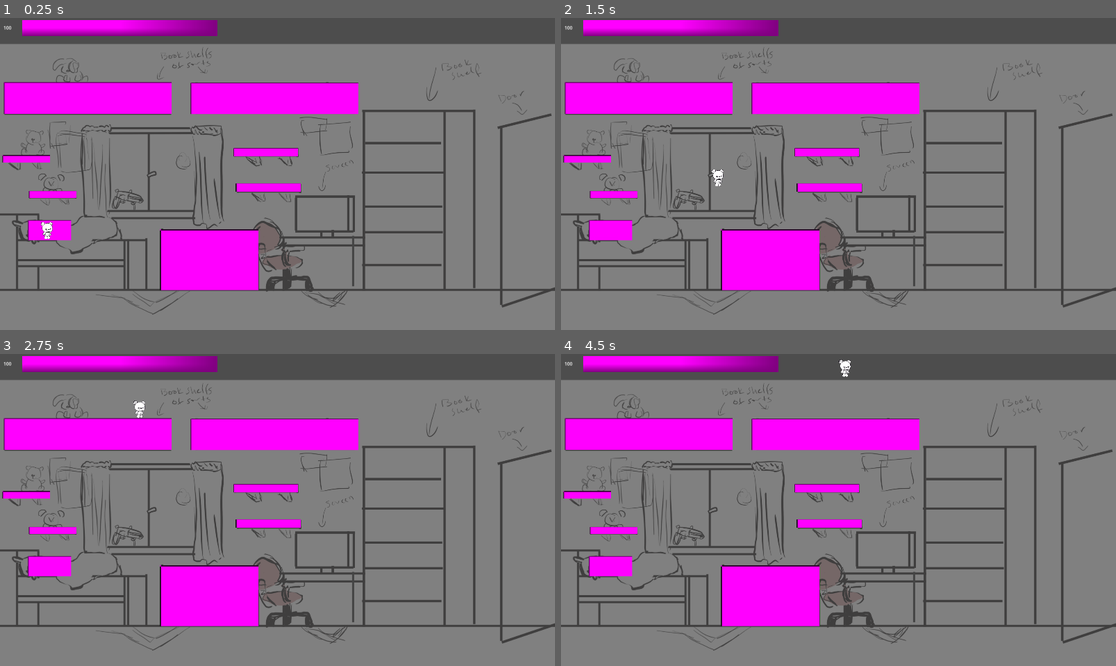
Above: before the commit, frames 1-4 (two rows, left to right).
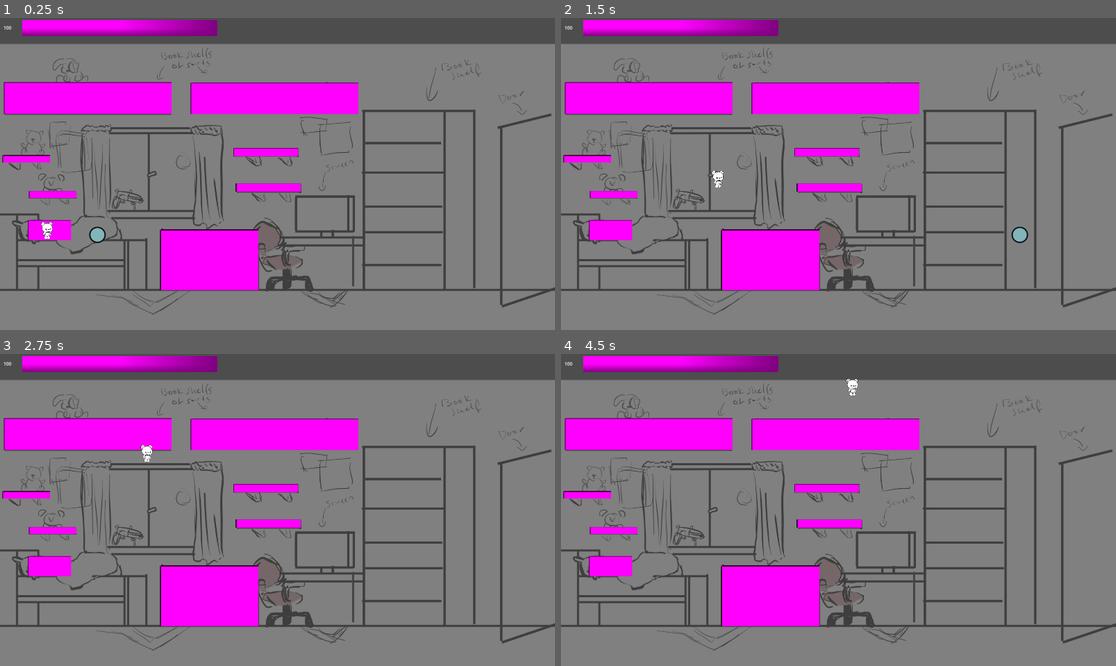
Above: after the commit, the same moments.

Repository: Karanval/CatStack
Game: Godot game, scene res://Scenes/TestScene/TestScene.tscn
Two runs of this game, one before a commit and one after it. Both use one fixed random seed, a clock stepped at 60 frames per second and the inputs below.
Inputs:
- Up to frame 1 (0.25 s): no input
- Up to frame 2 (1.5 s): hold Space (Jump) 0.53-1.28 s; hold D (Right) from 0.53 s (still down); tap Space (Jump) at 1.35 s
- Up to frame 3 (2.75 s): tap Space (Jump) at 1.52, 1.82 s; release D (Right) at 2.03 s; hold A (Left) from 2.03 s (still down); hold Space (Jump) from 2.03 s (still down)
- Up to frame 4 (4.5 s): release A (Left) at 2.78 s; release Space (Jump) at 2.78 s; hold D (Right) 2.78-4.28 s; tap Space (Jump) at 2.85, 3.02, 3.32, 4.35 s; hold Space (Jump) 3.53-4.28 s; hold A (Left) from 4.28 s (still down)

The runs differ from the first frame. In frame 1, 0.1% of the frame differs, in the area x 16-20%, y 66-73%; in frame 2, 0.2%, in the area x 27-85%, y 48-73%; in frame 3, 0.2%; in frame 4, 0.2%.

Commit message:
jump down from platforms

Diff:
--- a/Scenes/Furniture/Bed.tscn
+++ b/Scenes/Furniture/Bed.tscn
@@ -12,6 +12,8 @@
 texture = SubResource("PlaceholderTexture2D_fvvy2")
 
 [node name="StaticBody2D" type="StaticBody2D" parent="."]
+collision_layer = 32
+collision_mask = 2
 
 [node name="CollisionShape2D" type="CollisionShape2D" parent="StaticBody2D"]
 shape = SubResource("RectangleShape2D_plytk")
--- a/Scenes/Furniture/Desk.tscn
+++ b/Scenes/Furniture/Desk.tscn
@@ -14,6 +14,8 @@
 texture = SubResource("PlaceholderTexture2D_jf44d")
 
 [node name="StaticBody2D" type="StaticBody2D" parent="."]
+collision_layer = 32
+collision_mask = 2
 
 [node name="CollisionShape2D" type="CollisionShape2D" parent="StaticBody2D"]
 shape = SubResource("RectangleShape2D_gmsyb")
--- a/Scenes/Furniture/Drawers.tscn
+++ b/Scenes/Furniture/Drawers.tscn
@@ -12,6 +12,8 @@
 texture = SubResource("PlaceholderTexture2D_smp04")
 
 [node name="StaticBody2D" type="StaticBody2D" parent="."]
+collision_layer = 32
+collision_mask = 2
 
 [node name="CollisionShape2D" type="CollisionShape2D" parent="StaticBody2D"]
 shape = SubResource("RectangleShape2D_g4eiy")
--- a/Scenes/Furniture/Shelf.tscn
+++ b/Scenes/Furniture/Shelf.tscn
@@ -12,6 +12,8 @@
 texture = SubResource("PlaceholderTexture2D_i2jh0")
 
 [node name="StaticBody2D" type="StaticBody2D" parent="."]
+collision_layer = 32
+collision_mask = 2
 
 [node name="CollisionShape2D" type="CollisionShape2D" parent="StaticBody2D"]
 position = Vector2(-2.72531e-08, 0)
--- a/Scenes/Furniture/ShelfLarge.tscn
+++ b/Scenes/Furniture/ShelfLarge.tscn
@@ -12,6 +12,8 @@
 texture = SubResource("PlaceholderTexture2D_1bgvc")
 
 [node name="StaticBody2D" type="StaticBody2D" parent="."]
+collision_layer = 32
+collision_mask = 2
 
 [node name="CollisionShape2D" type="CollisionShape2D" parent="StaticBody2D"]
 position = Vector2(-2.72531e-08, 0)
--- a/Scenes/Room.tscn
+++ b/Scenes/Room.tscn
@@ -74,6 +74,8 @@
 
 [node name="WindowSillBottom" type="StaticBody2D" parent="Collisions"]
 position = Vector2(357, 673)
+collision_layer = 32
+collision_mask = 2
 metadata/_edit_group_ = true
 
 [node name="CollisionShape2D" type="CollisionShape2D" parent="Collisions/WindowSillBottom"]
@@ -83,6 +85,8 @@
 
 [node name="WindowSillTop" type="StaticBody2D" parent="Collisions"]
 position = Vector2(375, 382)
+collision_layer = 32
+collision_mask = 2
 metadata/_edit_group_ = true
 
 [node name="CollisionShape2D" type="CollisionShape2D" parent="Collisions/WindowSillTop"]
@@ -92,6 +96,8 @@
 
 [node name="Desk" type="StaticBody2D" parent="Collisions"]
 position = Vector2(1252, 765)
+collision_layer = 32
+collision_mask = 2
 metadata/_edit_group_ = true
 
 [node name="CollisionShape2D" type="CollisionShape2D" parent="Collisions/Desk"]
@@ -101,6 +107,7 @@
 
 [node name="Floor" type="StaticBody2D" parent="Collisions"]
 position = Vector2(804, 948)
+collision_mask = 2
 metadata/_edit_group_ = true
 
 [node name="CollisionShape2D" type="CollisionShape2D" parent="Collisions/Floor"]
@@ -108,6 +115,7 @@
 shape = SubResource("RectangleShape2D_xebr5")
 
 [node name="WallLeft" type="StaticBody2D" parent="Collisions"]
+collision_mask = 2
 
 [node name="CollisionShape2D" type="CollisionShape2D" parent="Collisions/WallLeft"]
 position = Vector2(0, 473.5)
@@ -115,6 +123,7 @@
 
 [node name="WallRight" type="StaticBody2D" parent="Collisions"]
 position = Vector2(1919, 0)
+collision_mask = 2
 metadata/_edit_group_ = true
 
 [node name="CollisionShape2D" type="CollisionShape2D" parent="Collisions/WallRight"]
@@ -123,6 +132,8 @@
 
 [node name="BookshelfFloor1" type="StaticBody2D" parent="Collisions"]
 position = Vector2(1399, 856)
+collision_layer = 32
+collision_mask = 2
 metadata/_edit_group_ = true
 
 [node name="CollisionShape2D" type="CollisionShape2D" parent="Collisions/BookshelfFloor1"]
@@ -131,6 +142,8 @@
 
 [node name="BookshelfFloor2" type="StaticBody2D" parent="Collisions"]
 position = Vector2(1399, 740)
+collision_layer = 32
+collision_mask = 2
 metadata/_edit_group_ = true
 
 [node name="CollisionShape2D" type="CollisionShape2D" parent="Collisions/BookshelfFloor2"]
@@ -139,6 +152,8 @@
 
 [node name="BookshelfFloor3" type="StaticBody2D" parent="Collisions"]
 position = Vector2(1398, 652)
+collision_layer = 32
+collision_mask = 2
 metadata/_edit_group_ = true
 
 [node name="CollisionShape2D" type="CollisionShape2D" parent="Collisions/BookshelfFloor3"]
@@ -147,6 +162,8 @@
 
 [node name="BookshelfFloor4" type="StaticBody2D" parent="Collisions"]
 position = Vector2(1395, 535)
+collision_layer = 32
+collision_mask = 2
 metadata/_edit_group_ = true
 
 [node name="CollisionShape2D" type="CollisionShape2D" parent="Collisions/BookshelfFloor4"]
@@ -155,6 +172,8 @@
 
 [node name="BookshelfFloor5" type="StaticBody2D" parent="Collisions"]
 position = Vector2(1395, 432)
+collision_layer = 32
+collision_mask = 2
 metadata/_edit_group_ = true
 
 [node name="CollisionShape2D" type="CollisionShape2D" parent="Collisions/BookshelfFloor5"]
@@ -163,6 +182,8 @@
 
 [node name="BookshelfFloor6" type="StaticBody2D" parent="Collisions"]
 position = Vector2(1397, 322)
+collision_layer = 32
+collision_mask = 2
 metadata/_edit_group_ = true
 
 [node name="CollisionShape2D" type="CollisionShape2D" parent="Collisions/BookshelfFloor6"]
@@ -172,6 +193,8 @@
 
 [node name="Bed" type="StaticBody2D" parent="Collisions"]
 position = Vector2(63, 776)
+collision_layer = 32
+collision_mask = 2
 metadata/_edit_group_ = true
 
 [node name="CollisionShape2D" type="CollisionShape2D" parent="Collisions/Bed"]
@@ -181,6 +204,8 @@
 
 [node name="BedHead" type="StaticBody2D" parent="Collisions"]
 position = Vector2(70, 752)
+collision_layer = 32
+collision_mask = 2
 metadata/_edit_group_ = true
 
 [node name="CollisionShape2D" type="CollisionShape2D" parent="Collisions/BedHead"]
--- a/player/Player.tscn
+++ b/player/Player.tscn
@@ -9,7 +9,8 @@
 
 [node name="PlayerCharacter" type="CharacterBody2D"]
 scale = Vector2(0.5, 0.5)
-collision_layer = 13
+collision_layer = 2
+collision_mask = 45
 script = ExtResource("1_3c3w1")
 jump_height = 130
 jump_time_to_peak = 0.35
--- a/player/PlayerInput.gd
+++ b/player/PlayerInput.gd
@@ -10,14 +10,19 @@
 @onready var fall_gravity: float = (-2 * jump_height) / (jump_time_to_descent* jump_time_to_descent) * -1
 
 
+func _input(event: InputEvent) -> void:
+	if event.is_action_pressed("Jump"):
+		jump()
+
+	set_collision_mask_value(6, !event.is_action_pressed("Down"))
+
+
 func _physics_process(delta):
 	velocity.y += _get_gravity() * delta
 	set_move_velocity()
 
-	if Input.is_action_just_pressed("Jump"):
-		jump()
+	move_and_slide()
 
-	move_and_slide()
 
 func _get_gravity() -> float:
 	return jump_gravity if velocity.y <= 0 else fall_gravity
--- a/project.godot
+++ b/project.godot
@@ -45,6 +45,11 @@
 "events": [Object(InputEventKey,"resource_local_to_scene":false,"resource_name":"","device":-1,"window_id":0,"alt_press …(192 unchanged characters)…
 ]
 }
+Down={
+"deadzone": 0.2,
+"events": [Object(InputEventKey,"resource_local_to_scene":false,"resource_name":"","device":-1,"window_id":0,"alt_pressed":false,"shift_pressed":false,"ctrl_pressed":false,"meta_pressed":false,"pressed":false,"keycode":0,"physical_keycode":83,"key_label":0,"unicode":115,"location":0,"echo":false,"script":null)
+]
+}
 
 [layer_names]
 
@@ -53,6 +58,7 @@
 2d_physics/layer_3="monsters"
 2d_physics/layer_4="child"
 2d_physics/layer_5="player_bullets"
+2d_physics/layer_6="platforms"
 
 [rendering]
 
